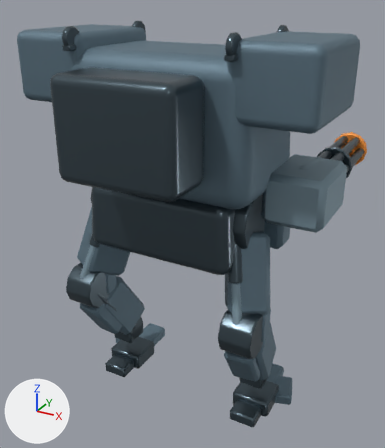
The FBX model unity/RogueCommandAssetAuthoring/Assets/RogueCommandExpansionSample/Models/IroncladWalker.fbx as it was, and as the next commit left it.
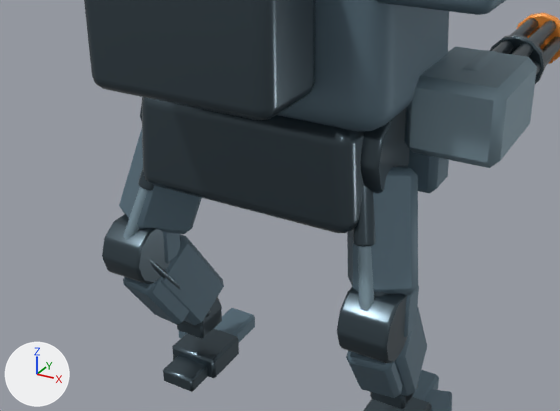
Each version is shown whole from a camera (50 mm lens) standing at (1.55, -2.67, 2.66) and looking at (-0.06, 0.26, 1.2), then close up on the part from 0% to 94% of the width and 28% to 87% of the height. Arrows for +X, +Y and +Z are at lower left; the lights stay in place. The last two pictures show the newer version.

The scene before the commit, as lines of its bpy script (objects in view):
```python
me_cylinder_044 = bpy.data.meshes.new('Cylinder.044')
me_cylinder_044.from_pydata(...)  # 2232 vertices, 2306 faces; spans x -0.41..1.29, y -0.63..1.35, z -1.45..1.03
me_cylinder_044.materials.append(mat_ironcladwalker_gunmetal)  # greyish blue #4b5961
me_cylinder_045 = bpy.data.meshes.new('Cylinder.045')
me_cylinder_045.from_pydata(...)  # 408 vertices, 432 faces; spans x -0.39..1.43, y -0.07..0.89, z -0.14..1.33
me_cylinder_045.materials.append(mat_ironcladwalker_lightarmor)  # greyish blue #8199a6
me_cylinder_046 = bpy.data.meshes.new('Cylinder.046')
me_cylinder_046.from_pydata(...)  # 800 vertices, 834 faces; spans x -0.53..1.29, y -0.3..0.55, z -1.45..1.0
me_cylinder_046.materials.append(mat_ironcladwalker_primaryarmor)  # blue #617986
ob_ironcladwalker_batch_gunmetal = bpy.data.objects.new('IroncladWalker_Batch_Gunmetal', me_cylinder_044)
ob_ironcladwalker_batch_gunmetal.location = (-0.44, -0.05, 1.45)
ob_ironcladwalker_batch_lightarmor = bpy.data.objects.new('IroncladWalker_Batch_LightArmor', me_cylinder_045)
ob_ironcladwalker_batch_lightarmor.location = (-0.53, -0.287, 1.018)
ob_ironcladwalker_batch_primaryarmor = bpy.data.objects.new('IroncladWalker_Batch_PrimaryArmor', me_cylinder_046)
ob_ironcladwalker_batch_primaryarmor.location = (-0.38, -0.05, 1.45)
# also in view: 'IroncladWalker_Batch_Warning' at (0.0, 0.67, 1.43)
```
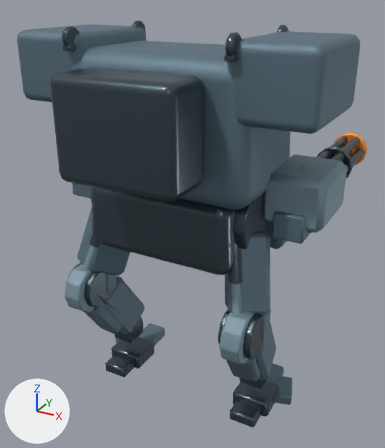
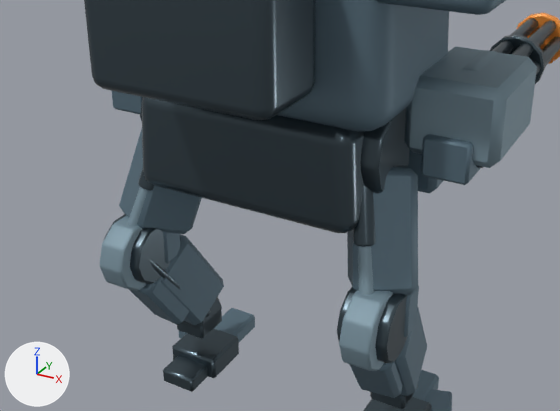
Scene script edits in JSON lines:
```json
{"block": "me_cylinder_045", "where": "# used by ob_ironcladwalker_batch_lightarmor; location = (-0.53, -0.287, 1.018)"}
{"op": "remove", "block": "me_cylinder_045", "code": "me_cylinder_045.from_pydata(...)  # 408 vertices, 432 faces; spans x -0.39..1.43, y -0.07..0.89, z -0.14..1.33"}
{"op": "add", "block": "me_cylinder_045", "code": "me_cylinder_045.from_pydata(...)  # 528 vertices, 556 faces; spans x -0.39..1.43, y -0.16..0.89, z -0.33..1.33"}
{"block": "me_cylinder_045", "change": "me_cylinder_045 part 3: the loose piece of 60 vertices spanning x -0.35..-0.03, y 0.41..0.71, z 0.4..0.73 is copied, and the copy is multiplied about its middle by the matrix ((0.0, 0.391, 0.0), (0.0, 0.0, 0.967), (0.967, 0.0, 0.0)), then moved by (0.16, -0.56, -0.74); it spans x -0.09..0.03, y -0.16..0.15, z -0.33..-0.03"}
{"block": "me_cylinder_045", "change": "me_cylinder_045 part 4: the loose piece of 60 vertices spanning x 1.09..1.41, y 0.41..0.71, z 0.4..0.73 is copied, and the copy is multiplied about its middle by the matrix ((0.0, 0.391, 0.0), (0.0, 0.0, 0.967), (0.967, 0.0, 0.0)), then moved by (-0.16, -0.56, -0.74); it spans x 1.03..1.15, y -0.16..0.15, z -0.33..-0.03"}
{"block": "me_cylinder_046", "where": "# used by ob_ironcladwalker_batch_primaryarmor; location = (-0.38, -0.05, 1.45)"}
{"op": "remove", "block": "me_cylinder_046", "code": "me_cylinder_046.from_pydata(...)  # 800 vertices, 834 faces; spans x -0.53..1.29, y -0.3..0.55, z -1.45..1.0"}
{"op": "add", "block": "me_cylinder_046", "code": "me_cylinder_046.from_pydata(...)  # 848 vertices, 886 faces; spans x -0.53..1.29, y -0.3..0.55, z -1.45..1.0"}
{"block": "me_cylinder_046", "change": "me_cylinder_046 part 1: a new loose piece of 24 vertices spanning x -0.43..-0.25, y -0.02..0.24, z -0.07..0.09, in mat_ironcladwalker_primaryarmor (blue #617986)"}
{"block": "me_cylinder_046", "change": "me_cylinder_046 part 2: a new loose piece of 24 vertices spanning x 1.01..1.19, y -0.02..0.24, z -0.07..0.09, in mat_ironcladwalker_primaryarmor (blue #617986)"}
```

Where the change shows, as pixel boxes [x1, y1, x2, y2] in the close-ups (560 x 411 px):
```json
{"object": "IroncladWalker_Batch_PrimaryArmor", "change": "reshaped", "before": [119, 0, 506, 411], "after": [112, 0, 506, 411]}
{"object": "IroncladWalker_Batch_LightArmor", "change": "reshaped", "before": [111, 46, 537, 311], "after": [100, 46, 537, 371]}
{"part": 1, "of": "me_cylinder_046", "change": "added", "after": [112, 91, 142, 114], "on screen": "blue"}
{"part": 2, "of": "me_cylinder_046", "change": "added", "after": [421, 134, 481, 185], "on screen": "blue"}
{"part": 3, "of": "me_cylinder_045", "change": "added", "after": [100, 215, 147, 291]}
{"part": 4, "of": "me_cylinder_045", "change": "added", "after": [339, 290, 393, 371]}
```
